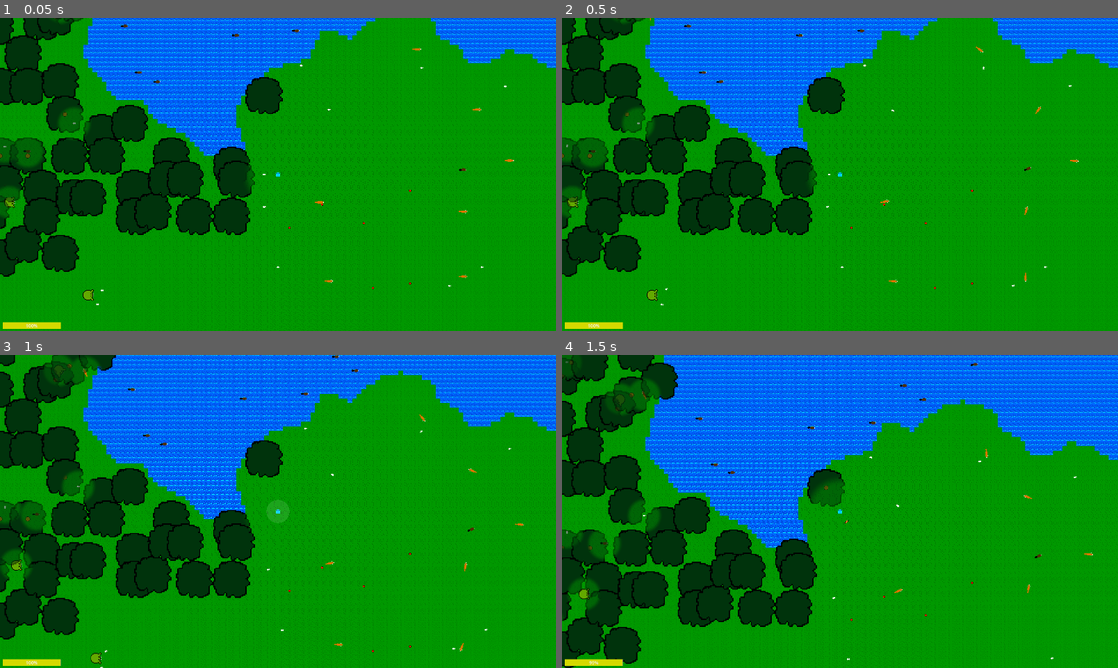
Above: before the commit, frames 1-4 (two rows, left to right).
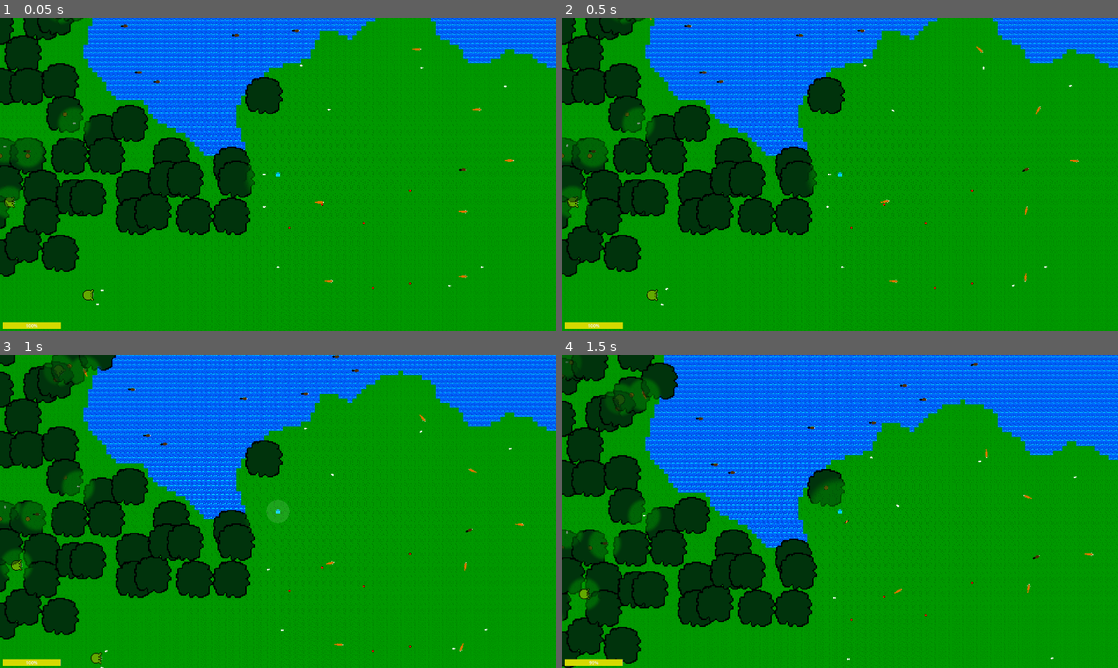
Above: after the commit, the same moments.

Repository: Kyhel/lost-in-pixels
Game: Godot game, scene res://scenes/game.tscn
Same seed, same stepped clock (60 frames per second), same inputs: the game is played once before the commit and once after it.
Inputs:
- Up to frame 1 (0.05 s): no input
- Up to frame 2 (0.5 s): no input
- Up to frame 3 (1 s): hold Up (ui_up) from 0.53 s (still down); hold F (attack) from 0.53 s (still down)
- Up to frame 4 (1.5 s): keep holding Up (ui_up); release F (attack) at 1.28 s; tap Q (spawn_carrot) at 1.35 s

Frame 1 is identical in both runs. In frame 2, 0.1% of the frame differs, in the area x 0-93%, y 0-92%; in frame 3, less than 0.1%; in frame 4, less than 0.1%.

Commit message:
Refactor

Diff:
--- a/actors/base/creature.gd
+++ b/actors/base/creature.gd
@@ -92,15 +92,12 @@
 	debug_steering = Vector2.ZERO
 	debug_final_velocity = Vector2.ZERO
 
-	# sensors_node.update_sensors(delta)
-	sensors_node.update_sensors_2(delta, creature_data.sensors)
+	sensors_node.update_sensors(delta, creature_data.sensors)
 	ai_root.update_ai(delta)
 	movement.update_movement(self, delta)
 	move_and_slide()
 	_update_hunger(delta)
 	_update_taming(delta)
-	#if is_big:  # BIG
-		#PushPriorityHelper.push_away_overlapping(self, LAYER_SMALL_CREATURES | LAYER_PLAYER)
 
 func _update_visuals() -> void:
 	visualRoot.rotation = virtual_rotation
--- a/actors/player/player.gd
+++ b/actors/player/player.gd
@@ -60,7 +60,6 @@
 		sprite.rotation = dir.angle() + TAU / 4.0  # TAU/4 = PI/2, maps up (0,-1) to 0
 
 	move_and_slide()
-	# PushPriorityHelper.push_away_overlapping(self, Creature.LAYER_SMALL_CREATURES)
 
 	ChunkManager.reveal_around_player(global_position)
 
--- a/actors/push_priority_helper.gd
+++ /dev/null
@@ -1,81 +0,0 @@
-class_name PushPriorityHelper
-
-## Pushes away overlapping bodies on the given collision layers. Call after move_and_slide().
-## - Player calls with [constant Creature.LAYER_SMALL_CREATURES] to push small creatures.
-## - Big creatures call with [constant Creature.LAYER_SMALL_CREATURES] | [constant Creature.LAYER_PLAYER] to push small creatures and the player.
-## Pushes use the minimum distance so shapes no longer overlap (no visible bounce).
-
-
-## Returns the world-space radius of the first CircleShape2D on [param node], or 0.0 if none.
-## Accounts for CollisionShape2D scale so push distance matches actual collision size.
-## Use this for distance checks (e.g. "close enough to interact").
-static func get_collision_radius(node: Node2D) -> float:
-	return _get_radius(node)
-
-
-## Returns true if [param actor] is close enough to [param target] to interact (e.g. eat, pick up).
-## Uses collision shape radii when both have a CircleShape2D; otherwise actor radius + margin.
-static func is_within_interaction_range(actor: Node2D, target: Node2D, margin: float = 4.0) -> bool:
-	var actor_radius: float = get_collision_radius(actor)
-	var target_radius: float = get_collision_radius(target)
-	var threshold: float
-	if target_radius > 0.0:
-		threshold = actor_radius + target_radius + margin
-	else:
-		threshold = actor_radius + margin
-	return actor.global_position.distance_to(target.global_position) < threshold
-
-
-static func _get_radius(node: Node2D) -> float:
-	for child in node.get_children():
-		if child is CollisionShape2D:
-			var shape_node := child as CollisionShape2D
-			var shape = shape_node.shape
-			if shape is CircleShape2D:
-				var radius: float = (shape as CircleShape2D).radius
-				var scale_vec: Vector2 = shape_node.global_transform.get_scale()
-				var scale_max: float = max(scale_vec.x, scale_vec.y)
-				return radius * scale_max
-	return 0.0
-
-
-## Call after move_and_slide(). Pushes away bodies that overlap [param body] and are on layers in [param collision_mask].
-static func push_away_overlapping(body: CharacterBody2D, collision_mask: int) -> void:
-	var space = body.get_world_2d().direct_space_state
-	if space == null:
-		return
-	var shape_node: CollisionShape2D = null
-	for child in body.get_children():
-		if child is CollisionShape2D:
-			shape_node = child as CollisionShape2D
-			break
-	if shape_node == null or shape_node.shape == null:
-		return
-
-	var body_radius: float = _get_radius(body)
-	if body_radius <= 0.0:
-		return
-
-	var params = PhysicsShapeQueryParameters2D.new()
-	params.shape = shape_node.shape
-	params.transform = shape_node.global_transform
-	params.collision_mask = collision_mask
-	params.collide_with_bodies = true
-	params.collide_with_areas = false
-	params.exclude = [body.get_rid()]
-
-	var results: Array = space.intersect_shape(params)
-	for result in results:
-		var collider = result.collider
-		if not (collider is CharacterBody2D):
-			continue
-		var other_radius: float = _get_radius(collider as Node2D)
-		var to_other: Vector2 = (collider as Node2D).global_position - body.global_position
-		var dist: float = to_other.length()
-		var min_dist: float = body_radius + other_radius
-		if dist < min_dist and dist > 0.0001:
-			var dir: Vector2 = to_other / dist
-			var push: float = min_dist - dist
-			(collider as CharacterBody2D).global_position += dir * push
-		elif dist <= 0.0001:
-			(collider as CharacterBody2D).global_position += Vector2.RIGHT * min_dist
--- a/ai/actions/food/eat_food_action.gd
+++ b/ai/actions/food/eat_food_action.gd
@@ -22,7 +22,7 @@
 	if target_food == null:
 		return State.FAILURE
 
-	if not PushPriorityHelper.is_within_interaction_range(creature, target_food):
+	if not Node2DUtils.is_within_interaction_range(creature, target_food):
 		return State.FAILURE
 
 	if target_food is WorldItem:
--- a/ai/actions/food/move_to_food_action.gd
+++ b/ai/actions/food/move_to_food_action.gd
@@ -15,7 +15,7 @@
 
 	creature.movement.request_movement(MovementRequest.new(food.global_position, speed_desire))
 
-	if PushPriorityHelper.is_within_interaction_range(creature, food):
+	if Node2DUtils.is_within_interaction_range(creature, food):
 		return State.SUCCESS
 
 	return State.RUNNING
--- a/ai/behaviors/conditions/can_eat_target_food_condition.gd
+++ b/ai/behaviors/conditions/can_eat_target_food_condition.gd
@@ -3,4 +3,4 @@
 
 func condition(creature: Creature) -> bool:
 	var target_food = creature.blackboard.get_value(Blackboard.KEY_TARGET_FOOD)
-	return target_food != null and is_instance_valid(target_food) and PushPriorityHelper.is_within_interaction_range(creature, target_food)
+	return target_food != null and is_instance_valid(target_food) and Node2DUtils.is_within_interaction_range(creature, target_food)
--- a/ai/sensors_root.gd
+++ b/ai/sensors_root.gd
@@ -11,7 +11,7 @@
 	var phase: float = CreatureUtils.get_stagger_phase_offset(creature, update_interval)
 	_sensor_elapsed = -phase
 
-func update_sensors_2(delta: float, sensors: Array[Sensor]) -> void:
+func update_sensors(delta: float, sensors: Array[Sensor]) -> void:
 
 	if not _should_update(delta):
 		return
--- a/utils/node2d_utils.gd
+++ b/utils/node2d_utils.gd
@@ -13,3 +13,28 @@
 			closest = node
 
 	return closest
+
+static func is_within_interaction_range(creature: Creature, target: Node2D, margin: float = 4.0) -> bool:
+	var actor_radius: float = creature.get_hitbox_radius()
+	var target_radius: float = get_collision_radius(target)
+	var threshold: float
+	if target_radius > 0.0:
+		threshold = actor_radius + target_radius + margin
+	else:
+		threshold = actor_radius + margin
+	return creature.global_position.distance_to(target.global_position) < threshold
+
+static func get_collision_radius(node: Node2D) -> float:
+	return _get_radius(node)
+
+static func _get_radius(node: Node2D) -> float:
+	for child in node.get_children():
+		if child is CollisionShape2D:
+			var shape_node := child as CollisionShape2D
+			var shape = shape_node.shape
+			if shape is CircleShape2D:
+				var radius: float = (shape as CircleShape2D).radius
+				var scale_vec: Vector2 = shape_node.global_transform.get_scale()
+				var scale_max: float = max(scale_vec.x, scale_vec.y)
+				return radius * scale_max
+	return 0.0
Not shown, removed: actors/push_priority_helper.gd.uid
